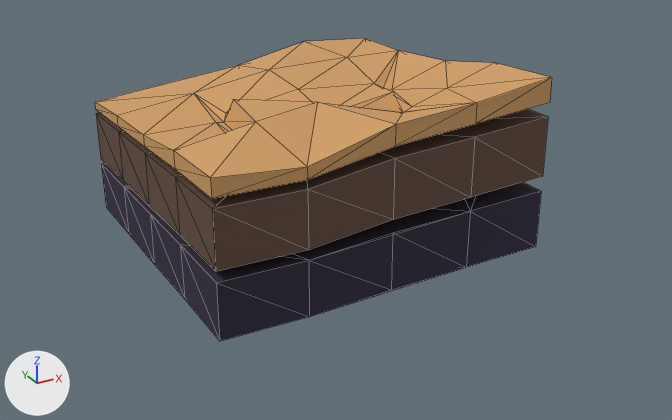
The glTF model packages/resources/glb/terrain/ground_01.glb as it was, and as the next commit left it.
Rendered twice from a 50 mm camera at (-36.2, -71.5, 23.1) aimed at (1.3, -3.3, -11.0). Lighting does not change. The marker at lower left points along +X, +Y and +Z. Mesh edges are drawn as thin lines. Vertices at the same position are counted once.
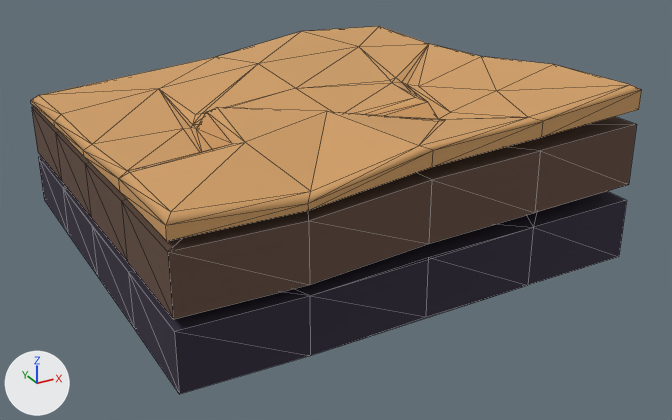
The edits, one by one:
me_plane_007 is used by ob_plane_007; location (0.0, 0.0, 0.0); rotation (0.0, 0.0, 1.571), in degrees (0, 0, 90).
me_plane_007 had 113 vertices, 188 faces and spanned x -15.0..15.0, y -15.0..15.0, z -14.3..2.4.
me_plane_007 now has 145 vertices, 252 faces and spans x -15.0..15.0, y -15.0..15.0, z -14.3..2.2.
Part 1, on me_plane_007:
22 vertices are removed from x -15.0..15.0, y -15.0..15.0, z -3.3..2.4.
80 faces are deleted.
2 vertices move from x -15.0, y 0.0..7.5, z -1.3..0.8 to x -15.0, y 0.0..7.5, z -1.7..0.3.
54 vertices are added at x -15.0..15.0, y -15.0..15.0, z -3.8..2.2.
144 new faces join them.
Object 'Plane.007' (ob_plane_007) is rescaled from (1.0, 1.0, 1.0) to (1.33, 1.33, 1.0).

Pixel boxes (x1, y1, x2, y2) of what changed, in the pictures (672 x 420 px):
'Plane.007', reshaped, rescaled (34% wider, 21% taller)
    before: (95, 38, 552, 341)
    after: (31, 26, 642, 394)
part 1 of me_plane_007, built on
    before: (95, 38, 552, 199)
    after: (31, 26, 642, 241)
